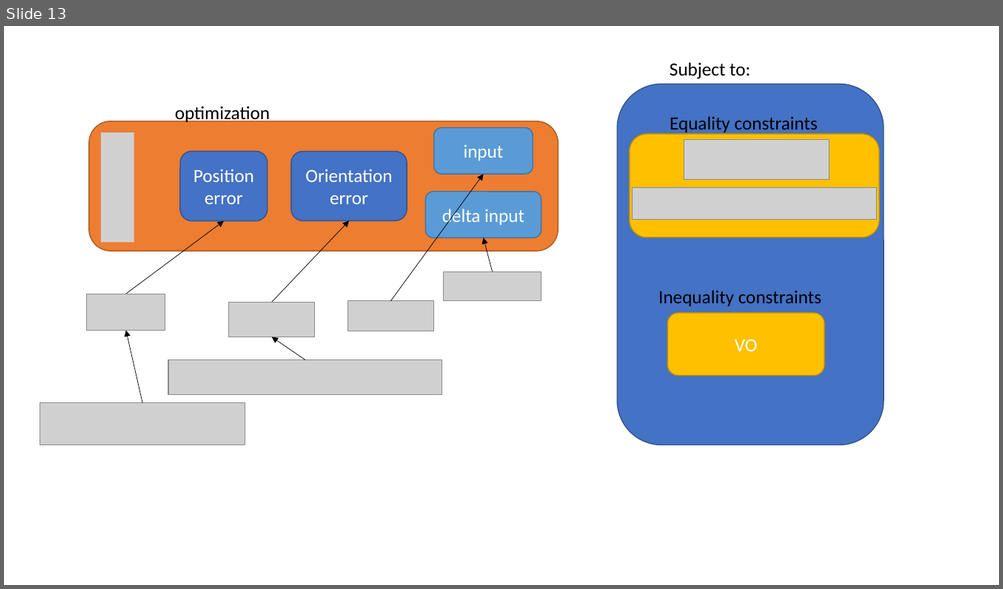
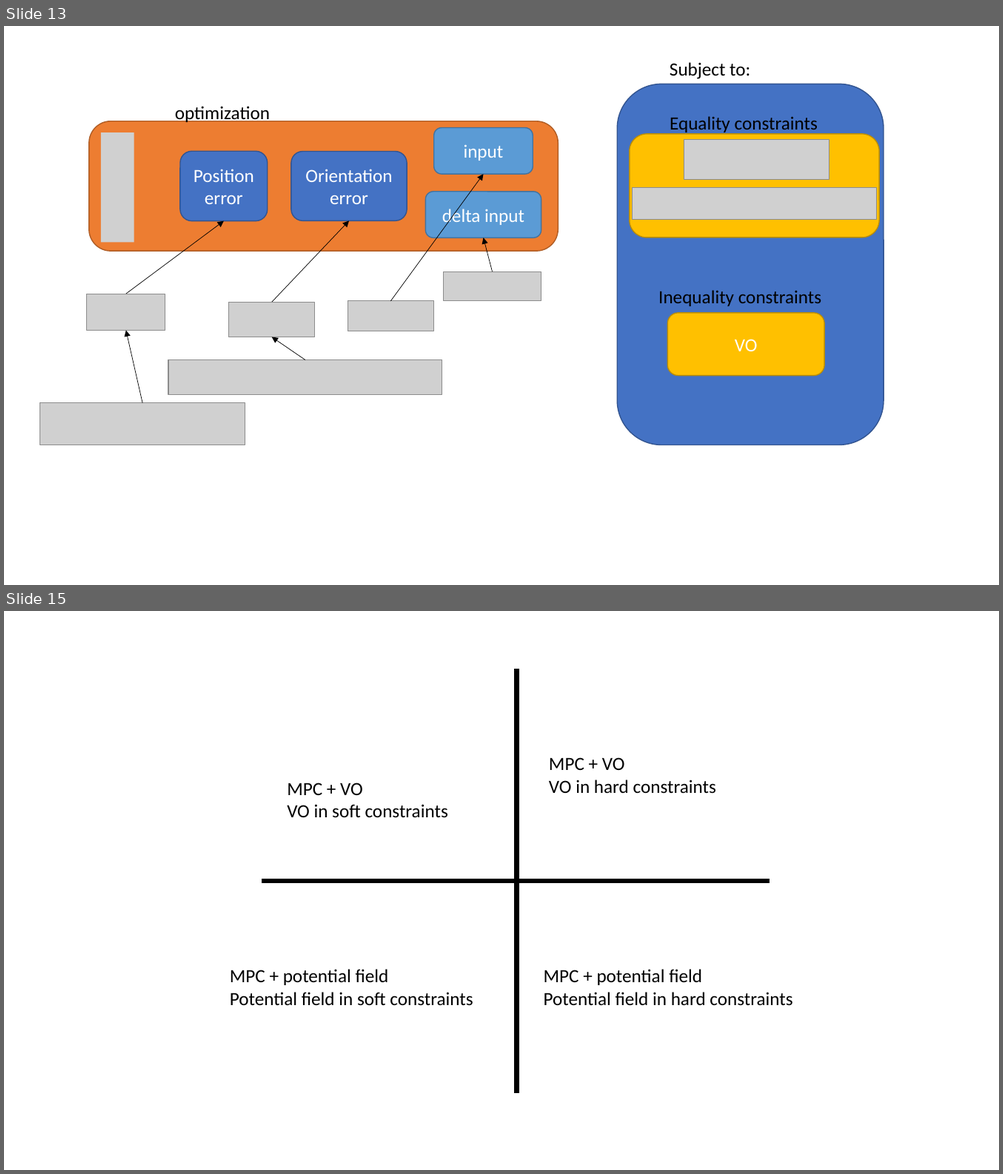
Before and after one commit to Yi-An-Wang/institute_information, a slide deck: path_planing/VO_code_try/robot_properties3.pptx. Shown one above the other, each under a label of ours: slide 13 before the commit, slides 13 and 15 after it; the slides between them are not shown. The pictures are 1003x589 and 1003x1174 pixels, drawn with LibreOffice and Linux fonts; fonts in the diff are those of the drawing; grey boxes stand for pictures. Boxes give left, top, right and bottom in pixels: in the first picture for what was removed or moved away, otherwise in the second. Text is boxed around its words. In the diff, an @@ line names an element or a change of style, - is before the commit and + after.

```diff
--- a/path_planing/VO_code_try/robot_properties3.pptx
+++ b/path_planing/VO_code_try/robot_properties3.pptx
@@ slide 15 added at [4, 611, 999, 1170], background #FFFFFF @@
@@ line added from (517, 669) to (517, 1093), #000000 4.5 pt @@
@@ text added at [549, 758, 716, 794], 18 pt, text #000000 @@
+MPC + VO
+VO in hard constraints
@@ text added at [287, 783, 448, 818], 18 pt, text #000000 @@
+MPC + VO
+VO in soft constraints
@@ line added from (262, 881) to (769, 881), #000000 4.5 pt @@
@@ text added at [230, 969, 472, 1006], 18 pt, text #000000 @@
+MPC + potential field
+Potential field in soft constraints
@@ text added at [543, 969, 792, 1006], 18 pt, text #000000 @@
+MPC + potential field
+Potential field in hard constraints
```
Also in this commit, not shown: 1 other slide added, 1 other file.
